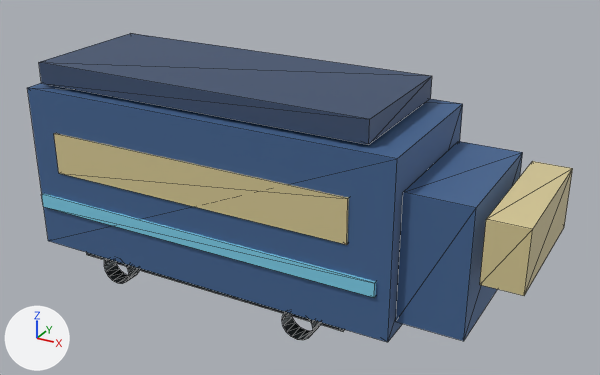
The glTF model public/models/trains/nightjet.glb: old version first, new version second.
Rendered twice from a 50 mm lens placed at (2.35, -3.6, 2.44), pointed at (0.37, 0.01, 0.63). Every picture has the same lights, and +X, +Y and +Z are marked at lower left. The older version comes first. Mesh edges are drawn as thin lines.

In view in the first picture: 'body_shell', 'bogie_front_0', 'bogie_front_1', 'front_glass', 'front_nose', 'livery_stripe', 'roof', 'undercarriage', 'window_band'.
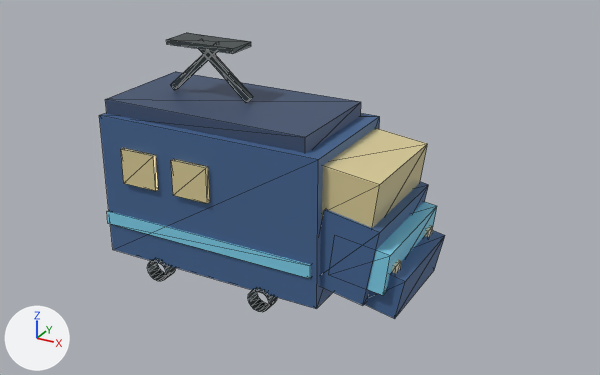
Boxes (x1, y1, x2, y2) around the edits, measured in the pictures (600 x 375 px):
'body_shell', moved, rescaled (35% narrower, 24% shorter)
    before: (27, 83, 463, 342)
    after: (99, 113, 380, 309)
'roof', moved, rescaled (35% narrower, 27% shorter)
    before: (39, 33, 432, 145)
    after: (105, 72, 361, 153)
'front_nose', moved, turned, rescaled
    before: (396, 141, 523, 341)
    after: (320, 182, 429, 305)
'window_band', recoloured, moved, turned, rescaled (not visible afterwards)
    before: (54, 133, 349, 245)
'front_glass', recoloured, reshaped, moved, turned, rescaled
    before: (480, 161, 573, 296)
    after: (364, 230, 445, 319)
'vectron_dark_brow', added (beige)
    after: (322, 128, 427, 228)
'livery_stripe', surface changed, moved, rescaled
    before: (42, 193, 376, 298)
    after: (107, 210, 311, 279)
'vectron_livery_face', added (cyan)
    after: (367, 202, 437, 295)
'window_0.72_1_1', now drawn (beige)
    after: (171, 159, 210, 204)
'window_0.72_0_1', now drawn (beige)
    after: (121, 148, 159, 191)
'pantograph_head_-0.18', added
    after: (167, 33, 251, 54)
'bogie_front_1', recoloured, surface changed, moved, rescaled
    before: (282, 312, 321, 340)
    after: (248, 288, 277, 312)
'bogie_front_0', recoloured, surface changed, moved, rescaled
    before: (104, 258, 139, 284)
    after: (147, 259, 175, 281)
'pantograph_right_-0.18', added
    after: (199, 49, 253, 102)
'undercarriage', recoloured, surface changed, moved, rescaled (not visible afterwards)
    before: (87, 253, 345, 331)
'pantograph_left_-0.18', added
    after: (171, 50, 217, 90)
'headlight_1', added
    after: (392, 260, 401, 274)
'headlight_0', added
    after: (424, 225, 433, 238)

The change, as a list of edits to the scene's bpy script:
```text
Change mat_accent_material:
    mat_accent_material.metallic: 0.1 -> 0.08
    mat_accent_material.roughness: 0.55 -> 0.52
Change mat_wheel_material:
    mat_wheel_material.base_color: (0.055, 0.065, 0.07) -> (0.0824, 0.106, 0.11)  # dark grey #42484b -> dark grey #515c5d
    mat_wheel_material.metallic: 0.8 -> 0.72
    mat_wheel_material.roughness: 0.42 -> 0.38
Change me_windows_cube:
    where me_windows_cube.from_pydata(...)  # 8 vertices, 12 faces; spans x -0.5..0.5, y -0.5..0.5, z -0.5..0.5
    remove me_windows_cube.materials.append(mat_window_material)  # beige #faeaae
    add me_windows_cube.materials.append(mat_windows_material)  # beige #faeaae
Change ob_body_shell:
    ob_body_shell.location: (0.0, 0.0, 0.62) -> (0.0, 0.0, 0.57)
    ob_body_shell.scale: (2.2, 0.88, 0.95) -> (1.34, 0.72, 0.82)
Change ob_window_band:
    ob_window_band.location: (-0.03, 0.0, 0.74) -> (0.86, 0.14, 0.72)
    ob_window_band.rotation_euler: (0.0, 0.0, 0.0) -> (0.0, 0.08, 0.0)  # degrees (0, 0, 0) -> degrees (0, 4.6, 0)
    ob_window_band.scale: (1.8, 0.9, 0.237) -> (0.035, 0.235, 0.28)
Change ob_livery_stripe:
    ob_livery_stripe.location: (-0.03, 0.0, 0.42) -> (-0.02, 0.0, 0.37)
    ob_livery_stripe.scale: (2.11, 0.91, 0.08) -> (1.31, 0.74, 0.075)
Change ob_roof:
    ob_roof.location: (-0.05, 0.0, 1.175) -> (-0.04, 0.0, 1.01)
    ob_roof.scale: (1.98, 0.78, 0.12) -> (1.23, 0.63, 0.1)
Change ob_undercarriage:
    ob_undercarriage.location: (-0.05, 0.0, 0.14) -> (-0.05, 0.0, 0.19)
    ob_undercarriage.scale: (1.72, 0.66, 0.18) -> (1.02, 0.58, 0.14)
Change ob_front_nose:
    ob_front_nose.location: (1.28, 0.0, 0.57) -> (0.8, 0.0, 0.47)
    ob_front_nose.rotation_euler: (0.0, 0.0, 0.0) -> (0.0, 0.17, 0.0)  # degrees (0, 0, 0) -> degrees (0, 10, 0)
    ob_front_nose.scale: (0.34, 0.75, 0.684) -> (0.3, 0.65, 0.43)
Change ob_front_glass:
    ob_front_glass: bpy.data.objects.new('front_glass', me_windows_cube) -> bpy.data.objects.new('front_glass', me_body_cube)
    ob_front_glass.location: (1.6, 0.0, 0.71) -> (0.99, 0.0, 0.31)
    ob_front_glass.rotation_euler: (0.0, 0.0, 0.0) -> (0.0, 0.2, 0.0)  # degrees (0, 0, 0) -> degrees (0, 11, 0)
    ob_front_glass.scale: (0.2, 0.77, 0.323) -> (0.2, 0.56, 0.23)
Change ob_bogie_front_0:
    ob_bogie_front_0.location: (-0.594, -0.38, 0.08) -> (-0.335, -0.34, 0.12)
    ob_bogie_front_0.scale: (0.18, 0.18, 0.1) -> (0.13, 0.13, 0.09)
Change ob_bogie_front_1:
    ob_bogie_front_1.location: (0.594, -0.38, 0.08) -> (0.335, -0.34, 0.12)
    ob_bogie_front_1.scale: (0.18, 0.18, 0.1) -> (0.13, 0.13, 0.09)
Add ob_vectron_livery_face:
    ob_vectron_livery_face = bpy.data.objects.new('vectron_livery_face', me_accent_cube)
    ob_vectron_livery_face.parent = ob_train_root
    ob_vectron_livery_face.location = (0.88, 0.0, 0.45)
    ob_vectron_livery_face.rotation_euler = (0.0, 0.12, 0.0)  # degrees (0, 6.9, 0)
    ob_vectron_livery_face.scale = (0.3, 0.64, 0.23)
Add ob_vectron_dark_brow:
    ob_vectron_dark_brow = bpy.data.objects.new('vectron_dark_brow', me_windows_cube)
    ob_vectron_dark_brow.parent = ob_train_root
    ob_vectron_dark_brow.location = (0.78, 0.0, 0.76)
    ob_vectron_dark_brow.rotation_euler = (0.0, 0.12, 0.0)  # degrees (0, 6.9, 0)
    ob_vectron_dark_brow.scale = (0.34, 0.62, 0.31)
Add ob_pantograph_head__0_18:
    ob_pantograph_head__0_18 = bpy.data.objects.new('pantograph_head_-0.18', me_wheel_cube)
    ob_pantograph_head__0_18.parent = ob_train_root
    ob_pantograph_head__0_18.location = (-0.18, 0.0, 1.36)
    ob_pantograph_head__0_18.scale = (0.42, 0.18, 0.025)
Add ob_pantograph_right__0_18:
    ob_pantograph_right__0_18 = bpy.data.objects.new('pantograph_right_-0.18', me_wheel_cube)
    ob_pantograph_right__0_18.parent = ob_train_root
    ob_pantograph_right__0_18.location = (-0.09, 0.0, 1.22)
    ob_pantograph_right__0_18.rotation_euler = (0.0, 0.72, 0.0)  # degrees (0, 41, 0)
    ob_pantograph_right__0_18.scale = (0.42, 0.035, 0.035)
Add ob_pantograph_left__0_18:
    ob_pantograph_left__0_18 = bpy.data.objects.new('pantograph_left_-0.18', me_wheel_cube)
    ob_pantograph_left__0_18.parent = ob_train_root
    ob_pantograph_left__0_18.location = (-0.27, 0.0, 1.22)
    ob_pantograph_left__0_18.rotation_euler = (0.0, -0.72, 0.0)  # degrees (0, -41, 0)
    ob_pantograph_left__0_18.scale = (0.42, 0.035, 0.035)
Add ob_headlight_1:
    ob_headlight_1 = bpy.data.objects.new('headlight_1', me_lamp_cube)  # a box spanning x -0.5..0.5, y -0.5..0.5, z -0.5..0.5; in mat_lamp_material (beige #fff4cd)
    ob_headlight_1.parent = ob_train_root
    ob_headlight_1.location = (1.03, -0.22, 0.42)
    ob_headlight_1.scale = (0.035, 0.07, 0.07)
Add ob_headlight_0:
    ob_headlight_0 = bpy.data.objects.new('headlight_0', me_lamp_cube)  # a box spanning x -0.5..0.5, y -0.5..0.5, z -0.5..0.5; in mat_lamp_material (beige #fff4cd)
    ob_headlight_0.parent = ob_train_root
    ob_headlight_0.location = (1.03, 0.22, 0.42)
    ob_headlight_0.scale = (0.035, 0.07, 0.07)
```
